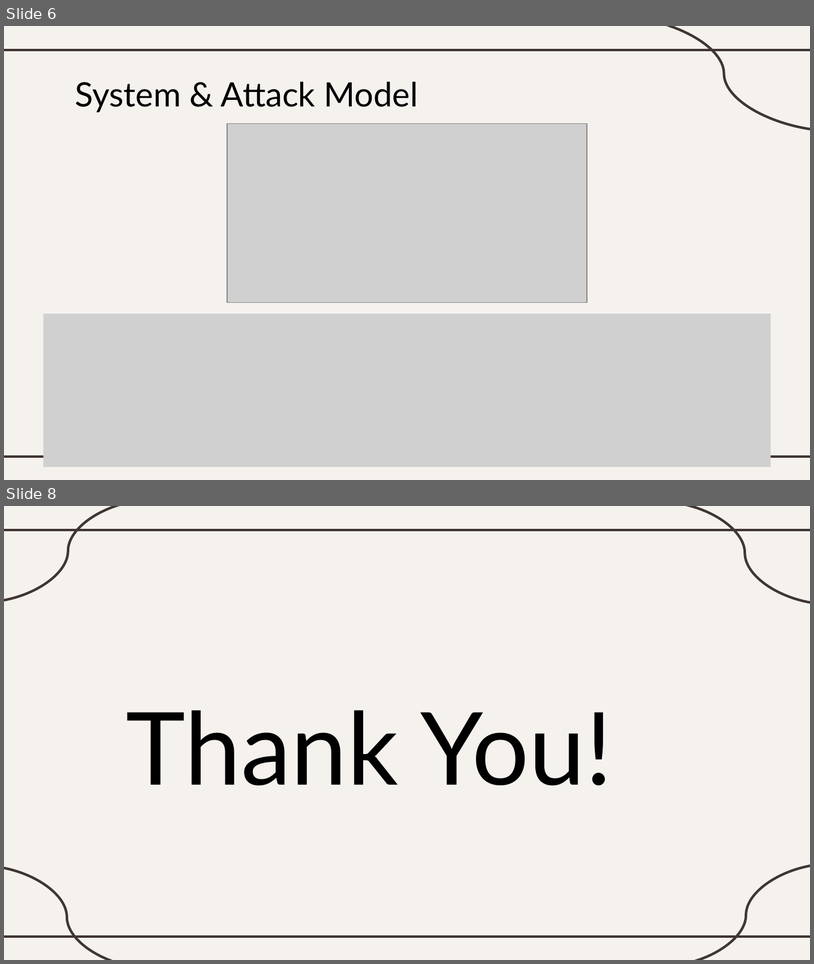
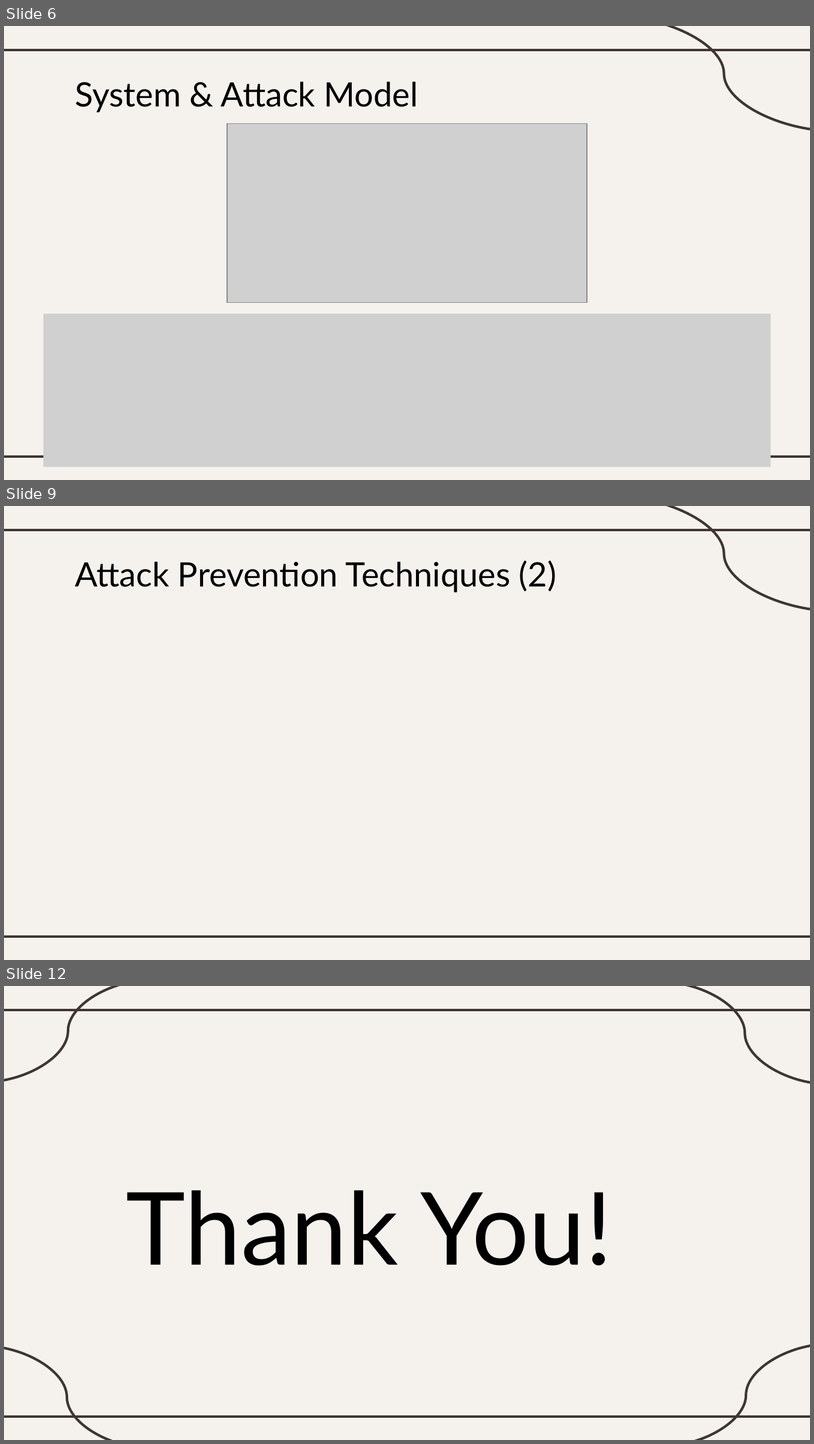
Before and after one commit to Nikhil-1426/Man-In-the-Middle-Diffie-Hellman, a slide deck: Final Presentation.pptx. Shown one above the other, each under a label of ours: slides 6 and 8 before the commit, slides 6, 9 and 12 after it; the slides between them are not shown. The pictures are 814x964 and 814x1444 pixels, drawn with LibreOffice and Linux fonts; fonts in the diff are those of the drawing; grey boxes stand for pictures. Boxes give left, top, right and bottom in pixels: in the first picture for what was removed or moved away, otherwise in the second. Text is boxed around its words. In the diff, an @@ line names an element or a change of style, - is before the commit and + after.

```diff
--- a/Final Presentation.pptx
+++ b/Final Presentation.pptx
@@ slide 9 added at box(4, 506, 810, 960), background #F5F2EE; not listed: 3 template elements that a slide beside it also shows @@
@@ title added at box(75, 560, 557, 592), 30 pt, text #000000 @@
+Attack Prevention Techniques (2)
@@ what was slide 8 is now slide 12 @@
```
Also in this commit, not shown: 1 slide changed, 3 other slides added.
